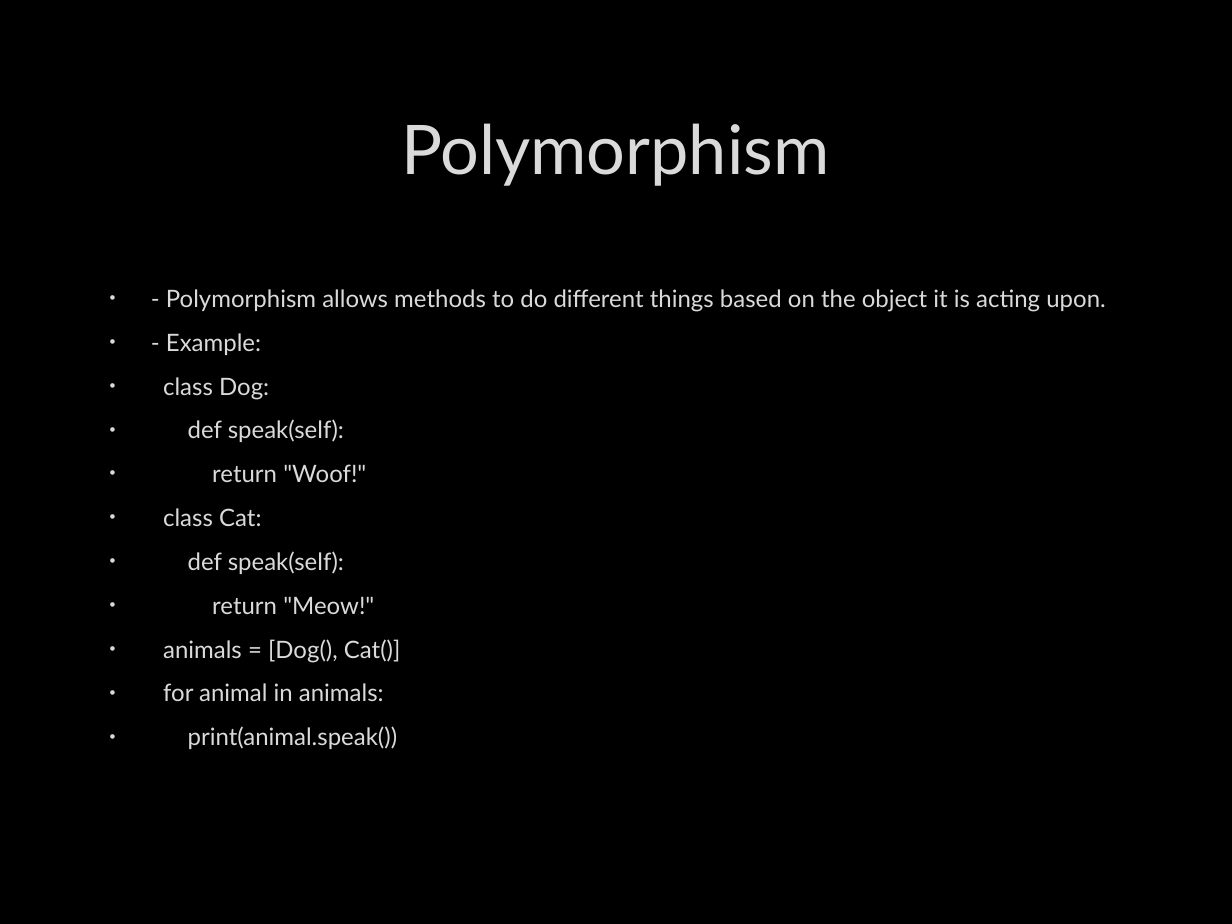
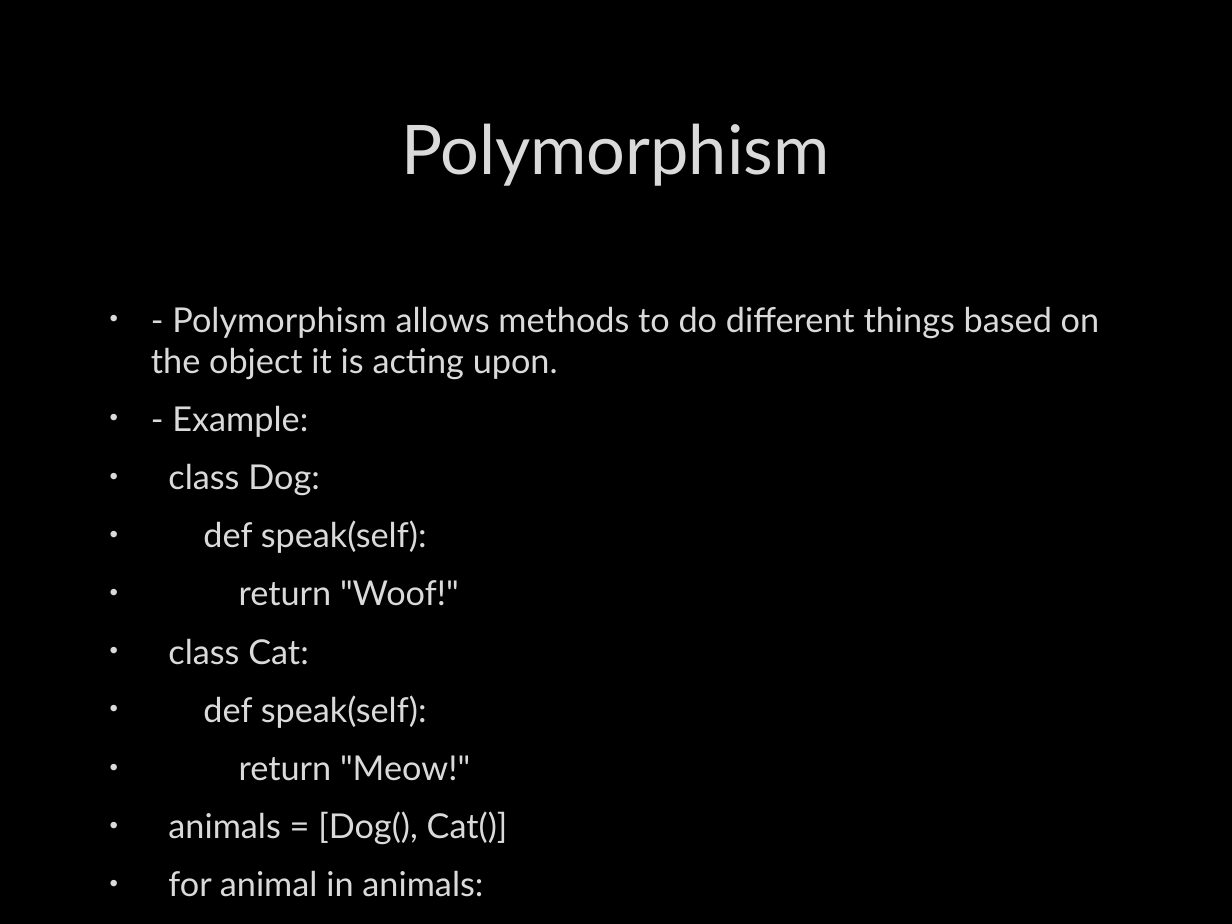
Before and after one commit to treanorjp/PythonCourse, a slide deck: slide 6 of OOP_in_Python.pptx. Drawn at 1232x924 pixels with LibreOffice and Linux fonts; fonts in the diff are those of the drawing; background and template pictures are left out. Boxes give left, top, right and bottom in pixels: in the first picture for what was removed or moved away, otherwise in the second. Text is boxed around its words. In the diff, an @@ line names an element or a change of style, - is before the commit and + after.

```diff
--- a/OOP_in_Python.pptx
+++ b/OOP_in_Python.pptx
@@ text "- Polymorphism allows methods to ..." at box(151, 306, 1100, 897): size 14 to 20 pt; more space between paragraphs @@
```
Also in this commit, not shown: 6 other slides changed, 3 other files.
